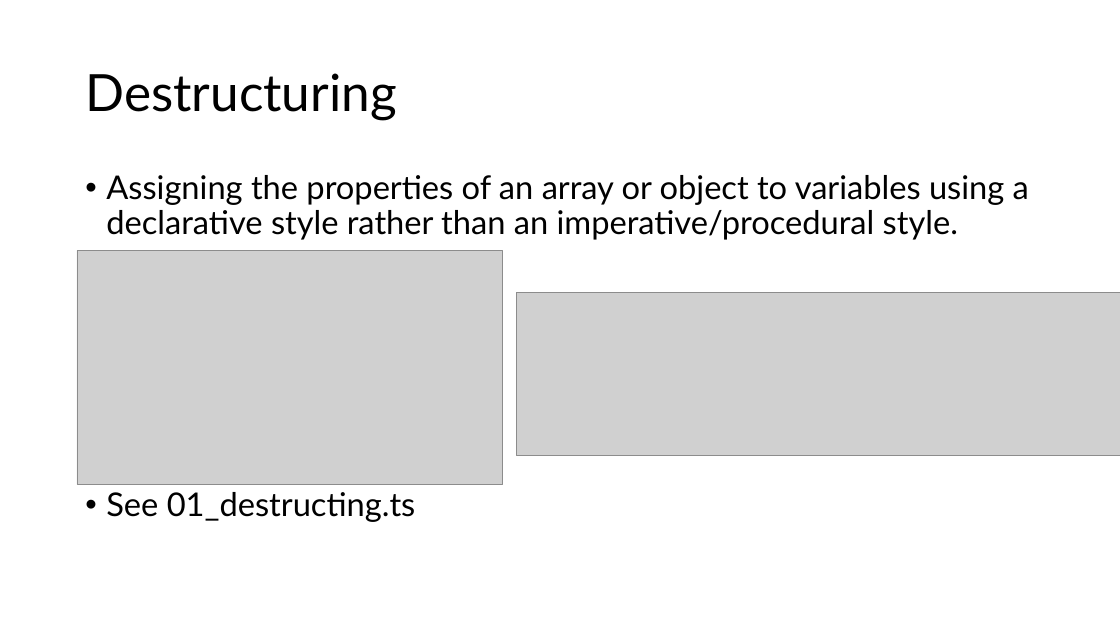
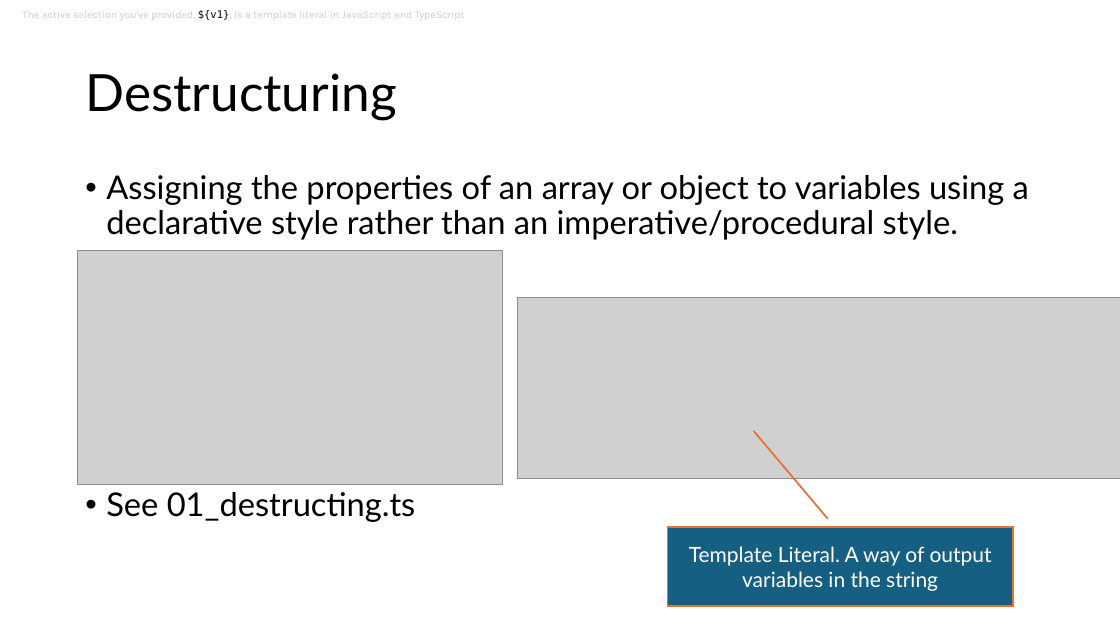
Before and after one commit to diarmuidoconnor/ewd-module-2025, a slide deck: slide 3 of topic06/talk-1/Typescript(Javascript) top-up.pptx. Drawn at 1120x630 pixels with LibreOffice and Linux fonts; fonts in the diff are those of the drawing; grey boxes stand for pictures. Boxes give left, top, right and bottom in pixels: in the first picture for what was removed or moved away, otherwise in the second. Text is boxed around its words. In the diff, an @@ line names an element or a change of style, - is before the commit and + after.

```diff
--- a/topic06/talk-1/Typescript(Javascript) top-up.pptx
+++ b/topic06/talk-1/Typescript(Javascript) top-up.pptx
@@ text added at bbox=[22, 10, 465, 20], 9 pt, text #CCCCCC @@
+The active selection you've provided, ${v1}, is a template literal in JavaScript and TypeScript
@@ picture: place and size @@
-picture at bbox=[517, 292, 1120, 456]
+picture at bbox=[518, 297, 1120, 478]
@@ border callout added at bbox=[668, 528, 1013, 606], fill #156082, outline #E97132 1.5 pt, 18 pt, text #FFFFFF @@
+Template Literal. A way of output variables in the string
```
Also in this commit, not shown: 3 other slides changed, 1 slide added, 13 other files.
